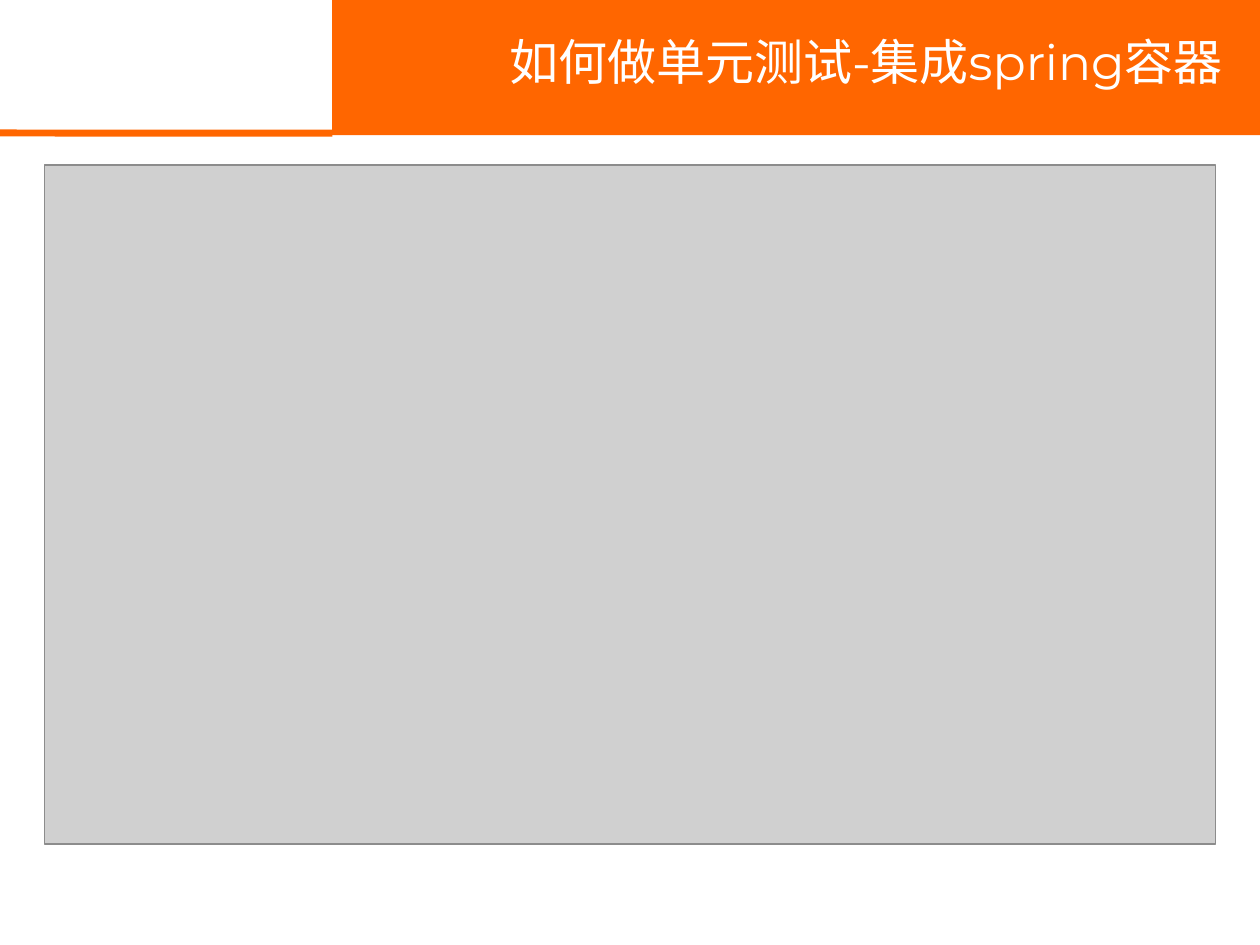
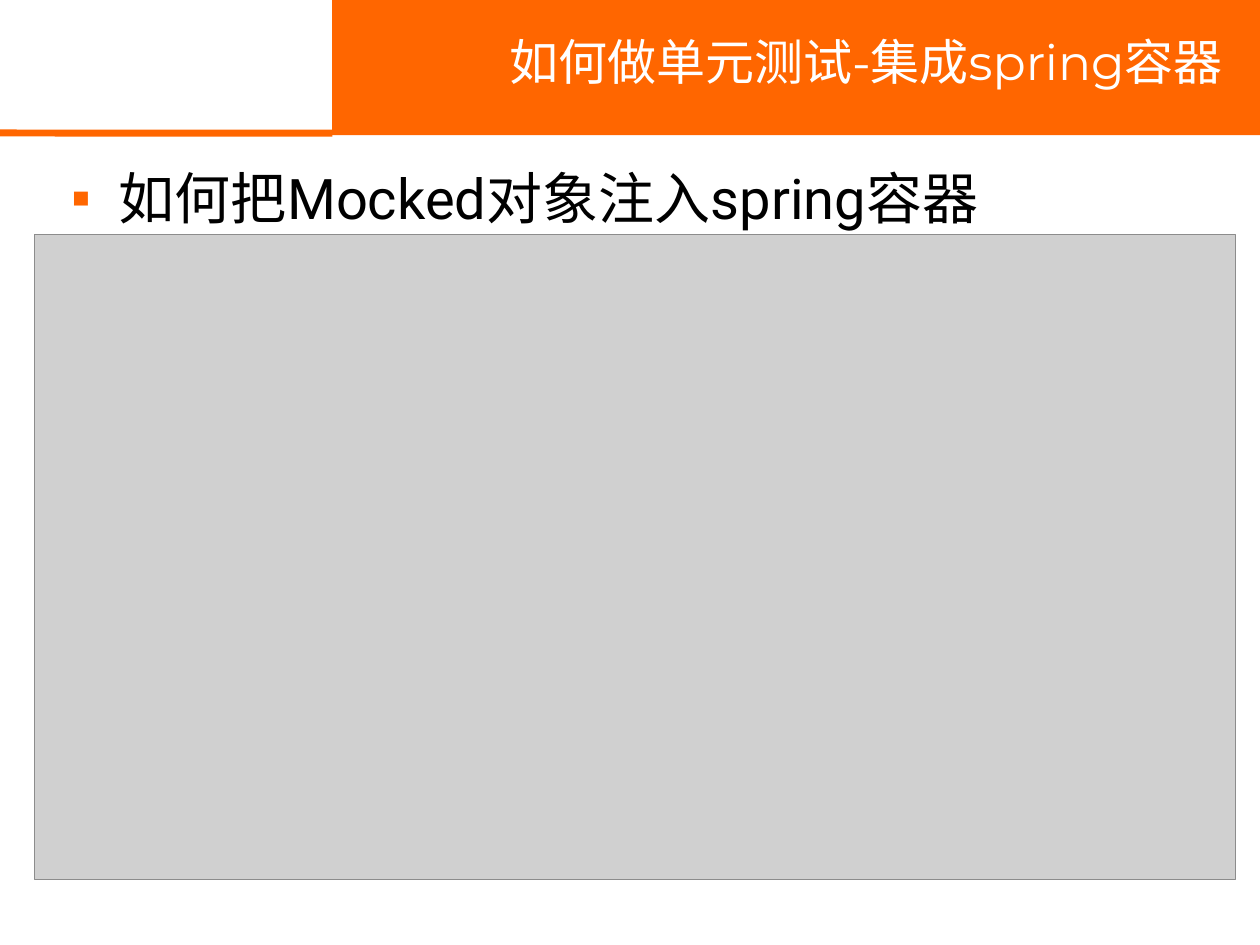
Before and after one commit to shuhuiguo/jtester, a slide deck: slide 49 of jtester-tutorial/db/单元测试入门.ppt (slide 45 before the commit). Drawn at 1260x945 pixels with LibreOffice and Linux fonts; fonts in the diff are those of the drawing; grey boxes stand for pictures; background and template pictures are left out. Boxes give left, top, right and bottom in pixels: in the first picture for what was removed or moved away, otherwise in the second. Text is boxed around its words. In the diff, an @@ line names an element or a change of style, - is before the commit and + after.

```diff
--- a/jtester-tutorial/db/单元测试入门.ppt
+++ b/jtester-tutorial/db/单元测试入门.ppt
@@ text added at (119,171,979,231), 32 pt, text #000000 @@
+▪ 如何把Mocked对象注入spring容器
@@ picture: place and size @@
-picture at (44,165,1215,844)
+picture at (34,234,1235,879)
```
Also in this commit, not shown: 2 other slides changed, 1 slide removed.
